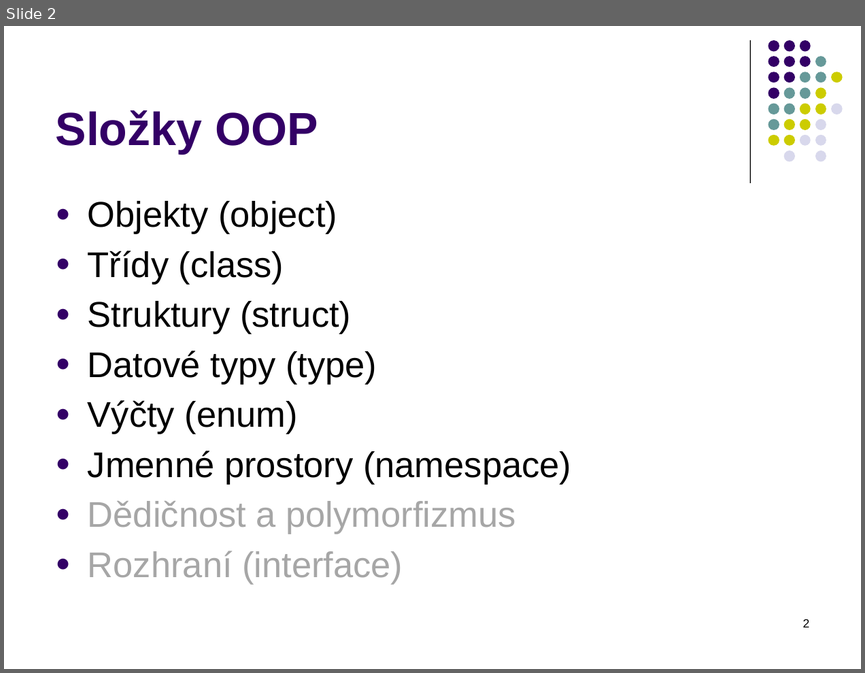
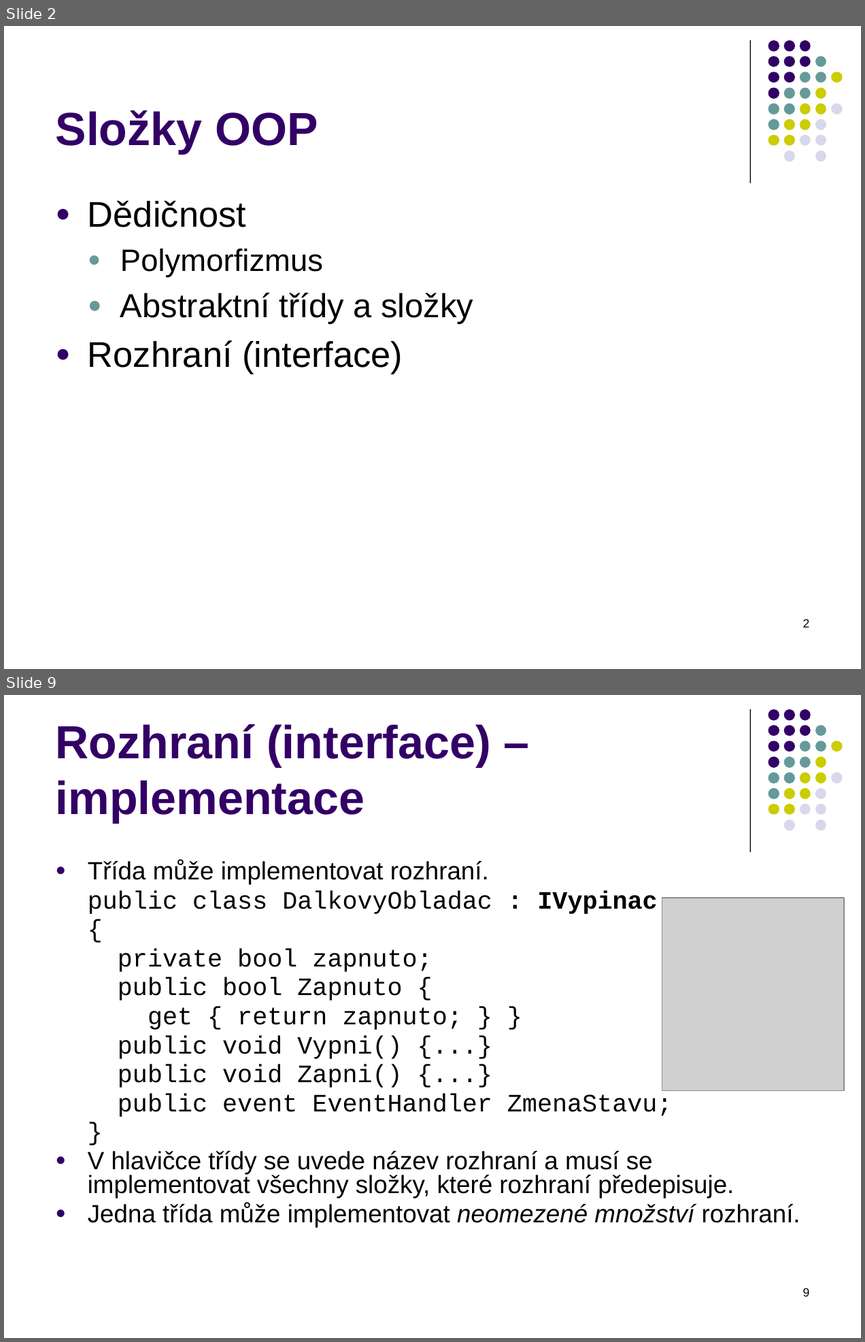
Before and after one commit to PetrVobornik/prednasky, a slide deck: Xamarin.Forms/01-OOP-a-NET/OOP-2-dedicnost.ppsx. Shown one above the other, each under a label of ours: slide 2 before the commit, slides 2 and 9 after it; the slides between them are not shown. The pictures are 865x673 and 865x1342 pixels, drawn with LibreOffice and Linux fonts; fonts in the diff are those of the drawing; grey boxes stand for pictures. Boxes give left, top, right and bottom in pixels: in the first picture for what was removed or moved away, otherwise in the second. Text is boxed around its words. In the diff, an @@ line names an element or a change of style, - is before the commit and + after.

```diff
--- a/Xamarin.Forms/01-OOP-a-NET/OOP-2-dedicnost.ppsx
+++ b/Xamarin.Forms/01-OOP-a-NET/OOP-2-dedicnost.ppsx
@@ slide 9 added at box(4, 695, 861, 1338), background #FFFFFF; not listed: 32 template elements that a slide beside it also shows @@
@@ title added at box(56, 724, 491, 823), 39 pt, text #330066, bold @@
+Rozhraní (interface) – implementace
@@ text added at box(88, 860, 800, 1227), 21 pt, text #000000 @@
+● Třída může implementovat rozhraní.
+public class DalkovyObladac : IVypinac
+{
+private bool zapnuto;
+public bool Zapnuto {
+get { return zapnuto; } }
+public void Vypni() {...}
+public void Zapni() {...}
+public event EventHandler ZmenaStavu;
+}
+● V hlavičce třídy se uvede název rozhraní a musí se implementovat všechny složky, které rozhraní předepisuje.
+● Jedna třída může implementovat neomezené množství rozhraní.
@@ picture added at box(662, 898, 844, 1091) @@
@@ page number added at box(803, 1287, 810, 1296), 10 pt, text #000000 @@
+9
@@ slide 2 changed as well @@
@@ text at box(88, 200, 473, 324): text changed; size 30 to 28 pt @@
-● Objekty (object)
-● Třídy (class)
-● Struktury (struct)
-● Datové typy (type)
-● Výčty (enum)
-● Jmenné prostory (namespace)
-● Dědičnost a polymorfizmus
+● Dědičnost
+  ● Polymorfizmus
+  ● Abstraktní třídy a složky
@@ text at box(88, 340, 402, 374): text colour #A6A6A6 to #000000 in "Rozhraní (interface)" @@
```
Also in this commit, not shown: 4 other slides changed, 7 other slides added, 22 slides removed, 1 other file.
